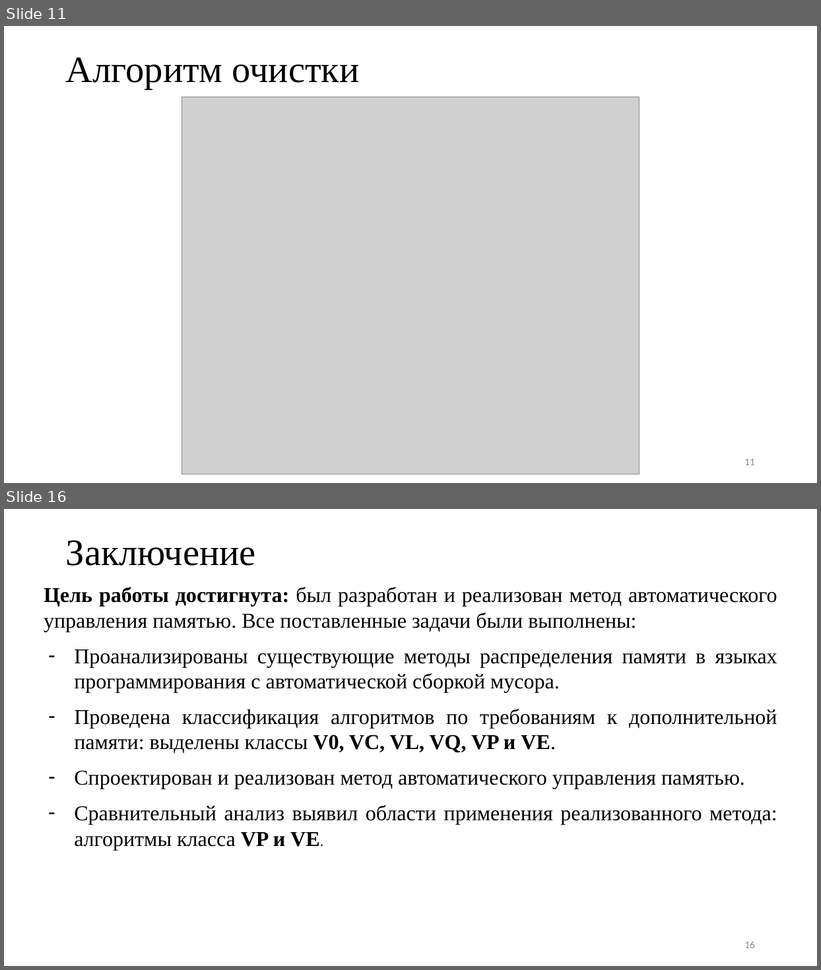
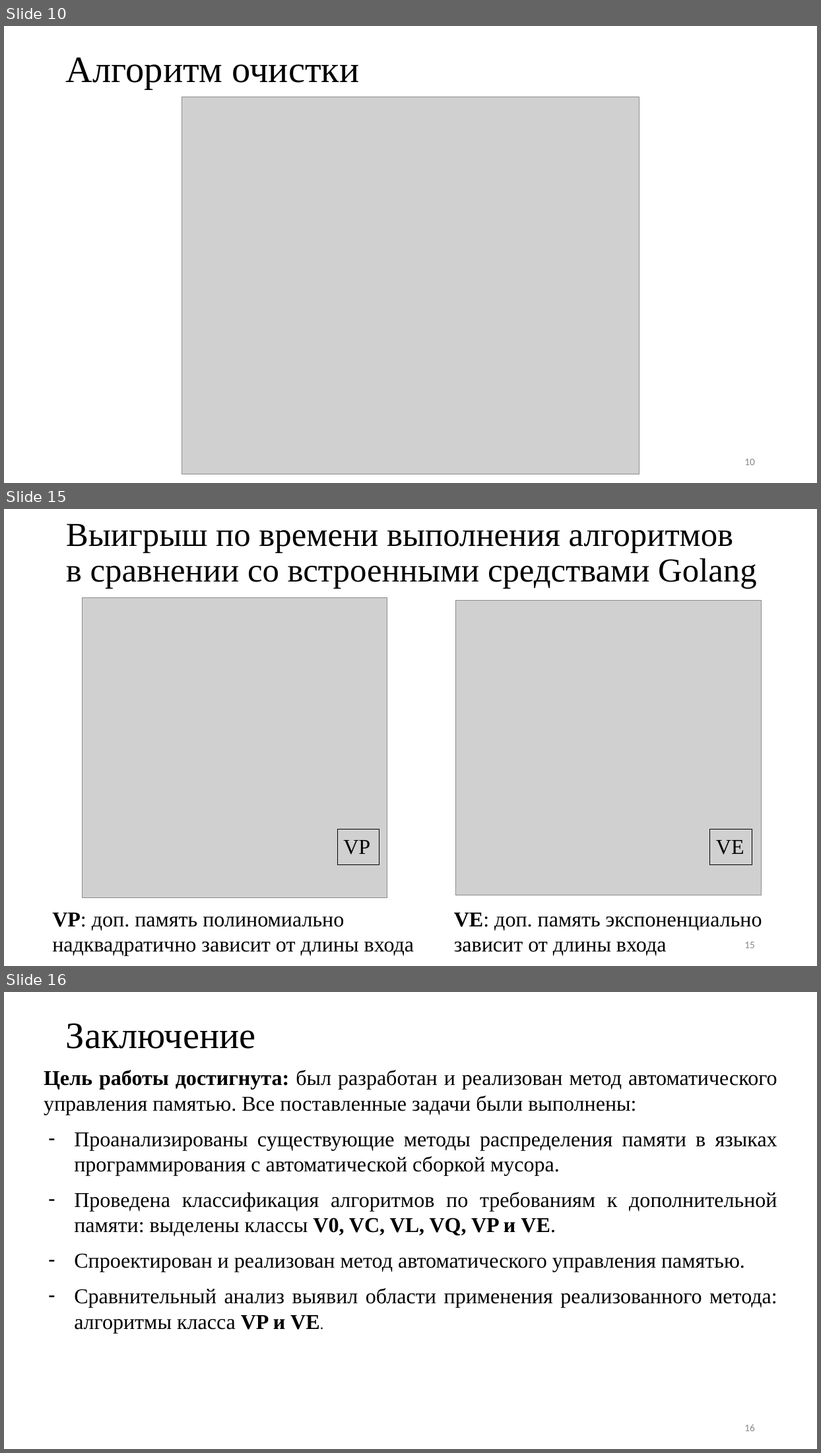
Before and after one commit to Inspirate789/alloc, a slide deck: docs/presentation/bachelor-thesis.pptx. Shown one above the other, each under a label of ours: slides 11 and 16 before the commit, slides 10, 15 and 16 after it; the slides between them are not shown. The pictures are 821x970 and 821x1453 pixels, drawn with LibreOffice and Linux fonts; fonts in the diff are those of the drawing; grey boxes stand for pictures. Boxes give left, top, right and bottom in pixels: in the first picture for what was removed or moved away, otherwise in the second. Text is boxed around its words. In the diff, an @@ line names an element or a change of style, - is before the commit and + after.

```diff
--- a/docs/presentation/bachelor-thesis.pptx
+++ b/docs/presentation/bachelor-thesis.pptx
@@ slide 15 added at (x1=4, y1=509, x2=817, y2=966), background #FFFFFF @@
@@ title added at (x1=66, y1=524, x2=757, y2=589), 39.6 pt, text #000000 @@
+Выигрыш по времени выполнения алгоритмов
+в сравнении со встроенными средствами Golang
@@ picture added at (x1=82, y1=598, x2=387, y2=898) @@
@@ picture added at (x1=456, y1=601, x2=761, y2=895) @@
@@ table added at (x1=338, y1=830, x2=380, y2=966), 1 rows, 1 columns @@
+VP
@@ table added at (x1=710, y1=830, x2=752, y2=966), 1 rows, 1 columns @@
+VE
@@ text added at (x1=52, y1=913, x2=415, y2=956), 25 pt, text #000000 @@
+VP: доп. память полиномиально надквадратично зависит от длины входа
@@ text added at (x1=454, y1=913, x2=762, y2=956), 25 pt, text #000000 @@
+VE: доп. память экспоненциально зависит от длины входа
@@ page number added at (x1=745, y1=942, x2=755, y2=949), 12 pt, text #888888 @@
+15
@@ what was slide 11 is now slide 10 @@
@@ page number at (x1=745, y1=459, x2=755, y2=466): text changed @@
-11
+10
```
Also in this commit, not shown: 7 slides changed, 3 other slides added, 4 slides removed, 13 other files.
